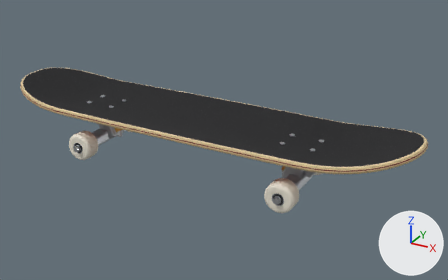
One commit to the glTF model public/models/board.glb: the scene before it, then after it.
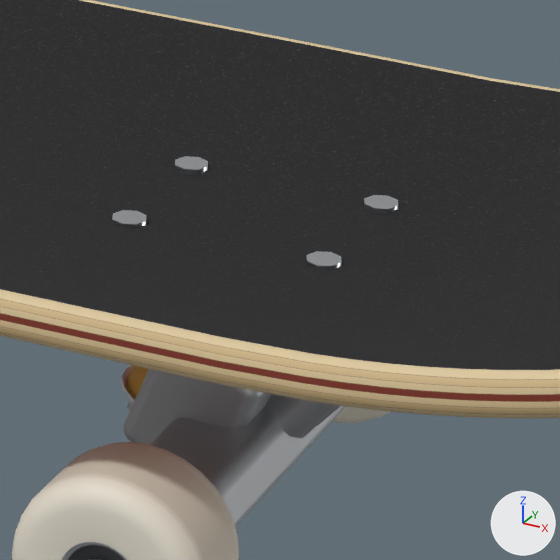
The first picture shows the older version from a camera (50 mm lens) standing at (0.556, -0.906, 0.432) and looking at (0.048, 0.018, -0.03). The close-ups show the older and then the newer version on the part from 59% to 78% of the width and 39% to 70% of the height of that picture. Only the edits that show in the close-ups are written down. Every picture has the same lights, and +X, +Y and +Z are marked at lower right. Where no turn or scale is listed for an object, it has been applied to the vertices. Vertices at exactly the same position are counted once.

The first close-up shows 'Deck_Grip', 'Deck_Wood', 'Truck_Aluminium', 'Truck_Steel', 'Wheels' and 1 more.
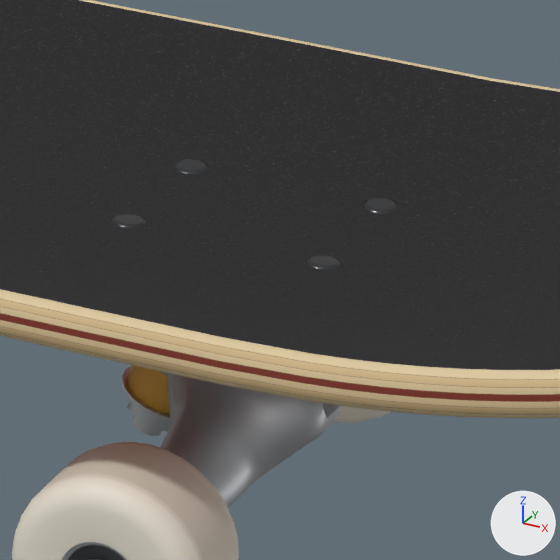
Where the newer file only moved an object's origin or applied its transform, the numbers keep the older frame.

Boxes [x1, y1, x2, y2] around the edits, measured in the close-ups (560 x 560 px; the box of a moved part takes in the faces that stretch with it):
'Truck_Aluminium', reshaped
    before: [123, 369, 346, 527]
    after: [159, 371, 340, 507]
'Truck_Steel', reshaped, moved
    before: [88, 156, 398, 560]
    after: [88, 159, 399, 560]
part 1 of me_truck_aluminium, rebuilt
    before: [150, 406, 346, 527]
    after: [160, 373, 340, 507]
part 2 of me_truck_aluminium, deleted
    before: [123, 369, 271, 444]
part 3 of me_truck_aluminium, moved or reshaped (mostly hidden afterwards)
    before: [266, 394, 340, 438]
    after: [323, 403, 340, 418]
part 4 of me_truck_steel, cut back
    before: [112, 156, 398, 269]
    after: [111, 159, 399, 270]
'Truck_Bushings', unchanged, uncovered by the edit
    before: [127, 365, 149, 396]
    after: [127, 365, 170, 414]

The change, as a list of edits to the scene's bpy script:
```text
Change mat_steel:
    where n0 = _N.new('ShaderNodeBsdfPrincipled'); n0.name = 'Principled BSDF'
    remove n0.inputs[0].default_value = (0.624, 0.644, 0.665, 1.0)  # 'Base Color', light grey #cfd2d5
    add n2 = _N.new('ShaderNodeMix'); n2.name = 'Mix'
    add n2.data_type = 'RGBA'
    add n2.blend_type = 'MULTIPLY'
    add n2.inputs[0].default_value = 1.0  # 'Factor'
    add n2.inputs[7].default_value = (0.624, 0.644, 0.665, 1.0)  # 'B', light grey #cfd2d5
    add n3 = _N.new('ShaderNodeVertexColor'); n3.name = 'Color Attribute'
    add _L.new(n2.outputs[2], n0.inputs[0])  # 'Result' to 'Base Color'
    add _L.new(n3.outputs[0], n2.inputs[6])  # 'Color' to 'A'
Change me_truck_aluminium:
    used by ob_truck_aluminium; location = (0.0, 0.0, -0.0373)
    remove me_truck_aluminium.from_pydata(...)  # 1584 vertices, 3128 faces; spans x -0.266..0.266, y -0.061..0.061, z -0.032..0.032
    add me_truck_aluminium.from_pydata(...)  # 1384 vertices, 2712 faces; spans x -0.266..0.266, y -0.061..0.061, z -0.032..0.032
    me_truck_aluminium part 1: the loose piece of 296 vertices spanning x 0.194..0.222, y -0.061..0.061, z -0.032..-0.009 is rebuilt with 342 vertices and now spans x 0.188..0.232, y -0.05..0.05, z -0.032..0.01
    me_truck_aluminium part 2: the loose piece of 296 vertices spanning x 0.18..0.218, y -0.02..0.02, z -0.03..0.012 is deleted
    me_truck_aluminium part 3: 45 vertices removed from x 0.215..0.258, y -0.011..0.011, z -0.017..0.03; 45 vertices added at x 0.214..0.259, y -0.012..0.012, z -0.018..0.031
    other edits to the shape of me_truck_aluminium do not show in these pictures
Change me_truck_steel:
    used by ob_truck_steel; parent = ob_board; location = (0.0, 0.0, -0.0284); scale = (0.24, 0.24, 0.24)
    remove me_truck_steel.from_pydata(...)  # 660 vertices, 1216 faces; spans x -1.0..1.0, y -0.42..0.42, z -0.15..0.15
    add me_truck_steel.from_pydata(...)  # 852 vertices, 1600 faces; spans x -1.0..1.0, y -0.42..0.42, z -0.15..0.15
    me_truck_steel part 4: 18 vertices moved within x 0.74..1.0, y -0.09..0.09, z 0.14..0.15; 6 vertices removed from x 0.75..0.81, y -0.11..0.11, z -0.12..0.15; 102 vertices added at x 0.74..1.0, y -0.11..0.11, z -0.11..0.15
    other edits to the shape of me_truck_steel do not show in these pictures
Change ob_truck_steel:
    ob_truck_steel.location: (0.0, 0.0, -0.0284) -> (0.0, 0.0, -0.0286)
```
